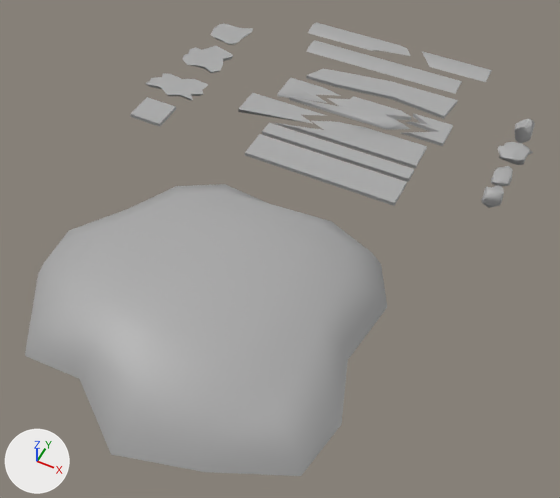
The FBX model Assets/Models/SM_Garbage.fbx as it was, and as the next commit left it.
Camera for both pictures: a camera (50 mm lens) standing at (2.74, -3.95, 6.25) and looking at (0.14, 1.26, -0.25). Lighting does not change. The marker at lower left points along +X, +Y and +Z. Where no turn or scale is listed for an object, it has been applied to the vertices.

The first picture shows 'Board_01', 'Board_02', 'Board_03', 'Board_04', 'Board_05', 'Board_06', 'Board_07', 'Board_08', 'Board_09', 'Board_10', 'Board_11', 'Garbage', 'Plaster_01', 'Plaster_02', 'Plaster_03', 'Plaster_04', 'Stone_01', 'Stone_02', 'Stone_03', 'Stone_04'.
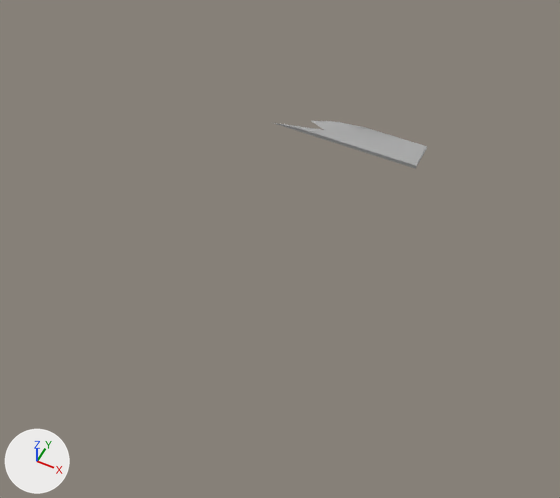
Where the newer file only moved an object's origin or applied its transform, the numbers keep the older frame.

The change in detail:
In object 'Garbage' (ob_garbage), parent is no longer ob_garbage_001.
Object 'Garbage' (ob_garbage) now shows nothing instead of me_mesh_004.
Object 'Garbage' (ob_garbage) moves from (-10.99, 0.0, 9.487) to (0.0, 0.0, 0.0).
Object 'Garbage' (ob_garbage) turns from (0, 0, 0) to (90, 0, 0) degrees about x, y and z.
Object 'Garbage' (ob_garbage) is rescaled from (1.0, 1.0, 1.0) to (0.01, 0.01, 0.01).
Object 'Board_06' (ob_board_06) is deleted.
Object 'Board_08' (ob_board_08) is deleted.
Object 'Plaster_04' (ob_plaster_04) is deleted.
Object 'Board_01' (ob_board_01) is deleted.
Object 'Stone_01' (ob_stone_01) is deleted.
Object 'Plaster_02' (ob_plaster_02) is deleted.
Object 'Stone_03' (ob_stone_03) is deleted.
Object 'Board_11' (ob_board_11) is deleted.
Object 'Stone_02' (ob_stone_02) is deleted.
Object 'Stone_04' (ob_stone_04) is deleted.
Object 'Board_09' (ob_board_09) is deleted.
Object 'Board_04' (ob_board_04) is deleted.
Object 'Board_02' (ob_board_02) is deleted.
Object 'Board_05' (ob_board_05) is deleted.
Object 'Board_10' (ob_board_10) is deleted.
Object 'Board_07' (ob_board_07) is deleted.
Object 'Plaster_03' (ob_plaster_03) is deleted.
Object 'Plaster_01' (ob_plaster_01) is deleted.

Boxes (x1, y1, x2, y2) around the edits, measured in the pictures (560 x 498 px):
'Garbage', no longer drawn: before (25, 184, 387, 476)
'Board_01', deleted: before (245, 134, 407, 206)
'Board_08', deleted: before (306, 68, 458, 119)
'Board_02', deleted: before (262, 123, 414, 182)
'Board_09', deleted: before (306, 40, 462, 94)
'Board_07', deleted: before (289, 96, 411, 130)
'Board_04', deleted: before (238, 93, 327, 124)
'Board_10', deleted: before (308, 23, 410, 56)
'Plaster_02', deleted: before (145, 73, 208, 101)
'Board_11', deleted: before (422, 52, 492, 82)
'Plaster_03', deleted: before (182, 46, 233, 73)
'Board_06', deleted: before (401, 113, 453, 146)
'Board_05', deleted: before (277, 78, 341, 103)
'Plaster_01', deleted: before (130, 97, 176, 127)
'Plaster_04', deleted: before (211, 23, 253, 45)
'Stone_03', deleted: before (497, 142, 533, 165)
'Stone_01', deleted: before (481, 185, 504, 208)
'Stone_04', deleted: before (515, 119, 535, 143)
'Stone_02', deleted: before (491, 166, 513, 187)
